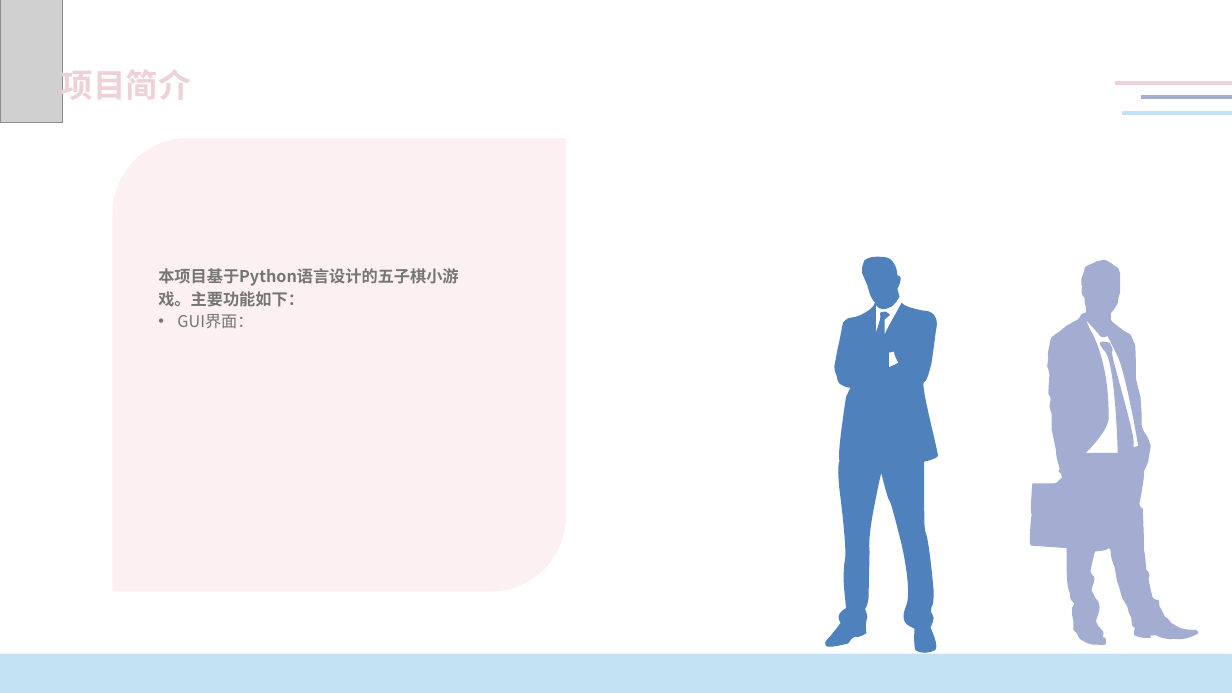
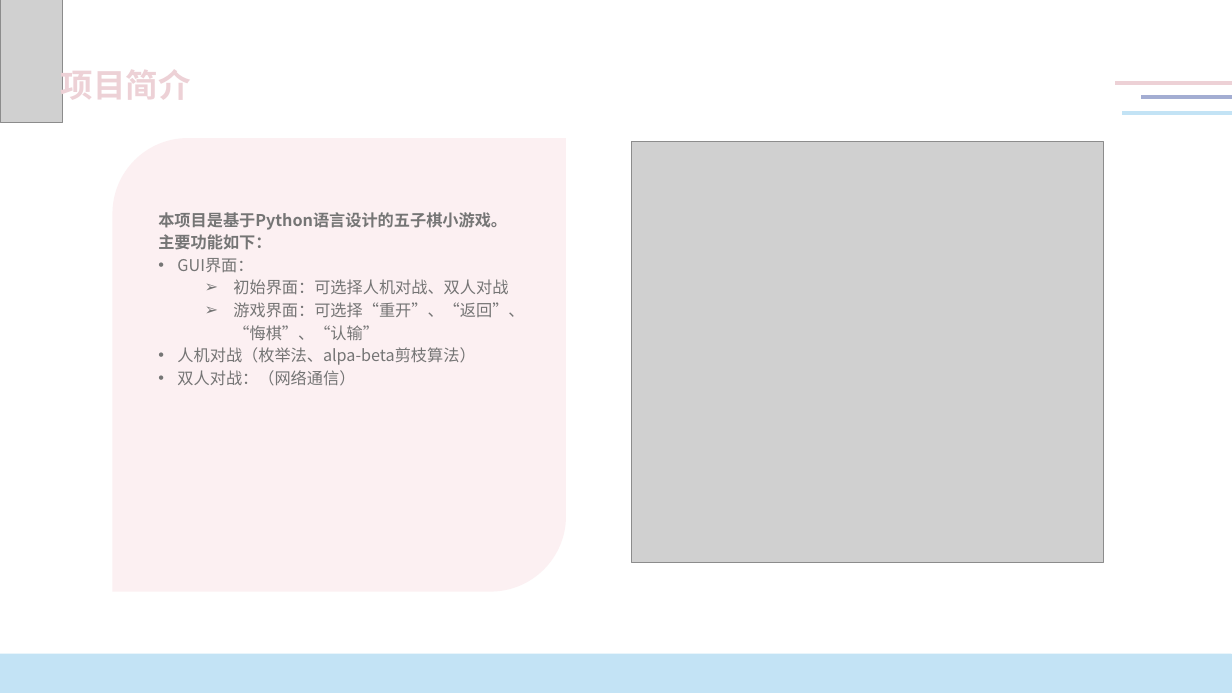
Before and after one commit to un-poco/Python-gobang, a slide deck: slide 4 of Python课设答辩.pptx (slide 5 before the commit). Drawn at 1232x693 pixels with LibreOffice and Linux fonts; fonts in the diff are those of the drawing; grey boxes stand for pictures. Boxes give left, top, right and bottom in pixels: in the first picture for what was removed or moved away, otherwise in the second. Text is boxed around its words. In the diff, an @@ line names an element or a change of style, - is before the commit and + after.

```diff
--- a/Python课设答辩.pptx
+++ b/Python课设答辩.pptx
@@ picture added at [632,141,1104,564] @@
@@ text "本项目是基于Python语言设计的五子棋小游戏。主要功能如下：": place and size @@
-text "本项目是基于Python语言设计的五子棋小游戏。主要功能如下：" at [158,268,458,328]
+text "本项目是基于Python语言设计的五子棋小游戏。主要功能如下：" at [158,212,524,386]
@@ text at [158,212,507,250]: text changed @@
-本项目基于Python语言设计的五子棋小游戏。主要功能如下：
+本项目是基于Python语言设计的五子棋小游戏。主要功能如下：
@@ freeform shape removed at [823,255,941,654] @@
@@ freeform shape removed at [1030,259,1200,646] @@
@@ text at [177,279,524,386]: paragraphs added @@
+  ➢ 初始界面：可选择人机对战、双人对战
+  ➢ 游戏界面：可选择“重开”、“返回”、“悔棋”、“认输”
+• 人机对战（枚举法、alpa-beta剪枝算法）
+• 双人对战：（网络通信）
```
Also in this commit, not shown: 1 slide removed, 5 other files.
